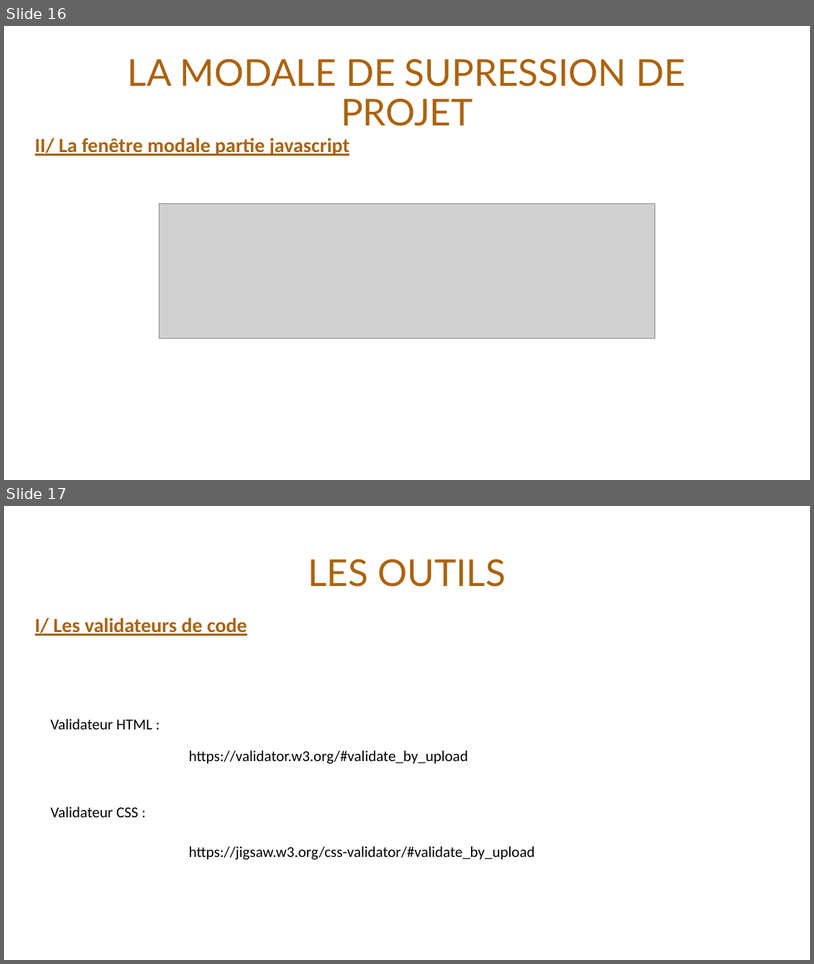
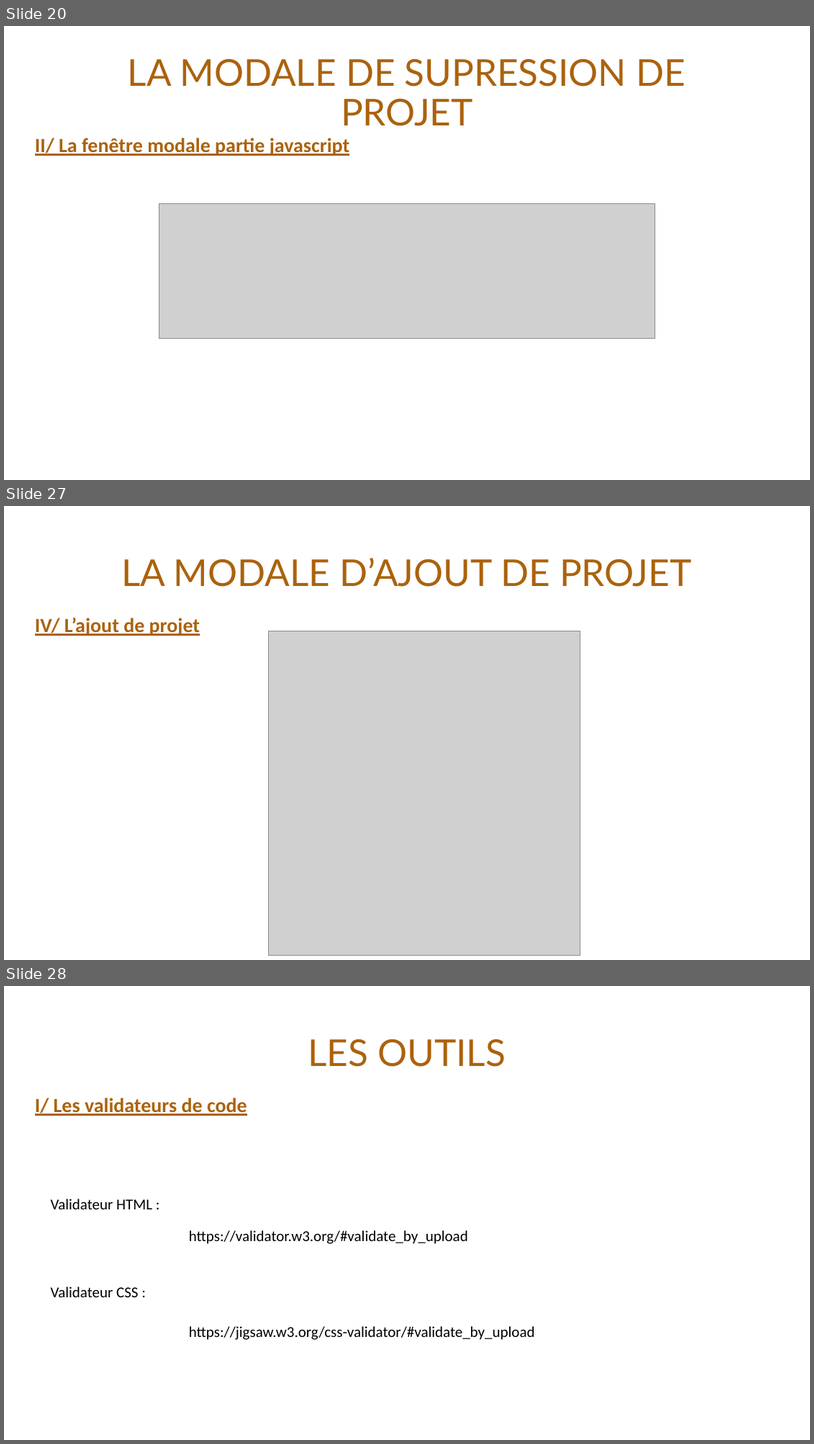
Before and after one commit to VinceDS99/Projet-3-Bluel, a slide deck: Bluel.pptx. Shown one above the other, each under a label of ours: slides 16 and 17 before the commit, slides 20, 27 and 28 after it; the slides between them are not shown. The pictures are 814x964 and 814x1444 pixels, drawn with LibreOffice and Linux fonts; fonts in the diff are those of the drawing; grey boxes stand for pictures. Boxes give left, top, right and bottom in pixels: in the first picture for what was removed or moved away, otherwise in the second. Text is boxed around its words. In the diff, an @@ line names an element or a change of style, - is before the commit and + after.

Commit message:
Finalisation projet Bluel

```diff
--- a/Bluel.pptx
+++ b/Bluel.pptx
@@ slide 27 added at [4, 506, 810, 960], background #FFFFFF @@
@@ title added at [121, 558, 692, 587], 44 pt, text #AB620D @@
+LA MODALE D’AJOUT DE PROJET
@@ text added at [35, 618, 200, 636], 24 pt, text #AB620D, bold, underline @@
+IV/ L’ajout de projet
@@ picture added at [269, 631, 581, 955] @@
@@ what was slide 16 is now slide 20 @@
@@ what was slide 17 is now slide 28 @@
```
Also in this commit, not shown: 4 slides changed, 10 other slides added, 25 other files.
